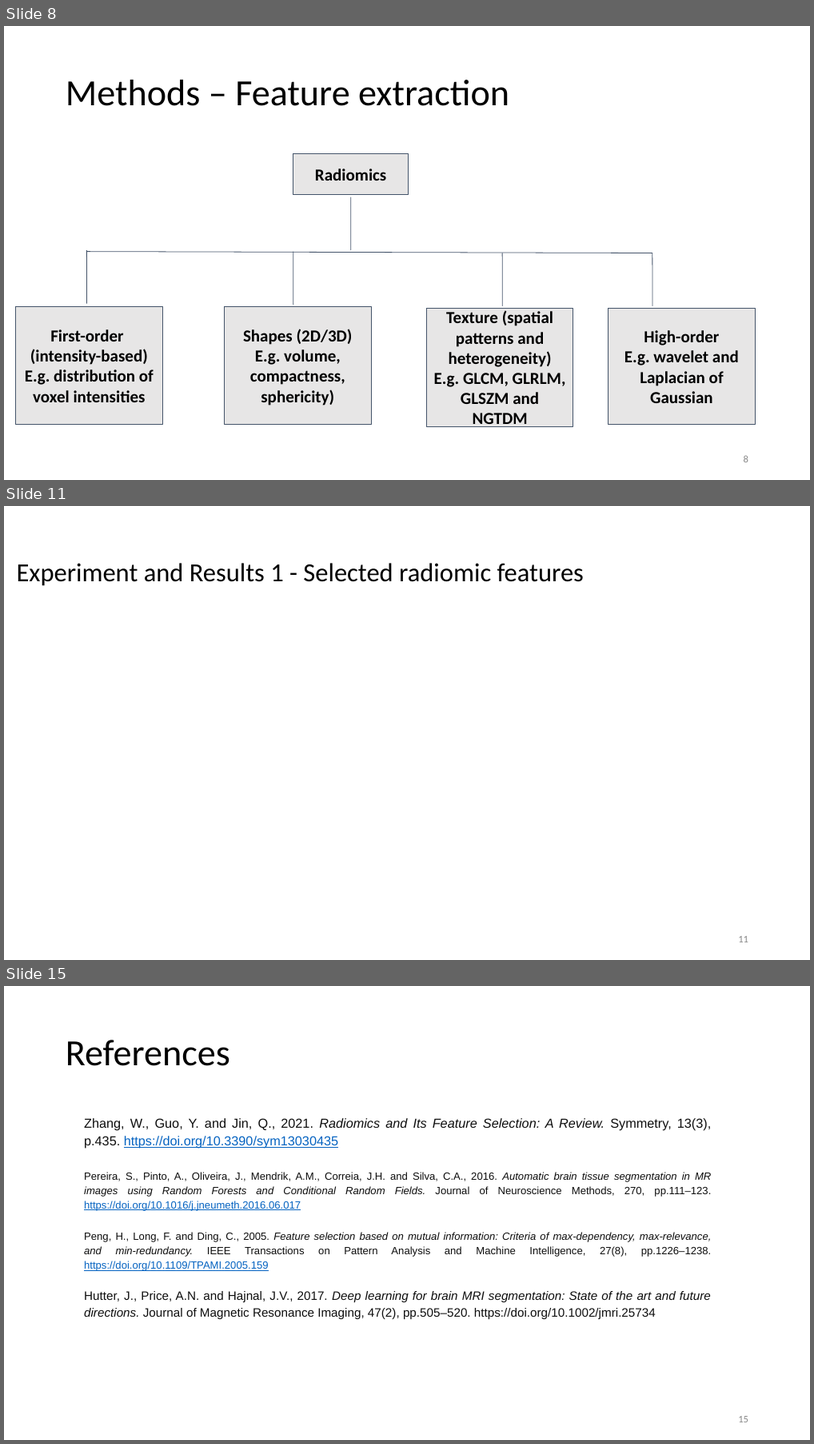
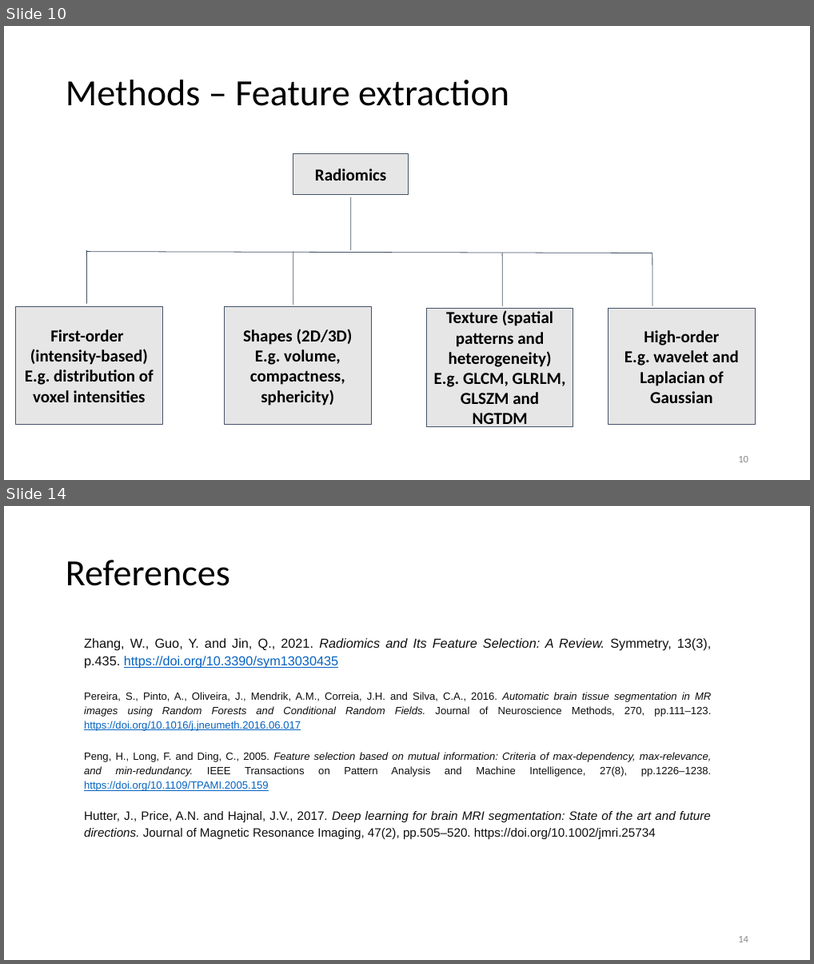
Before and after one commit to zejunyan/mialab, a slide deck: .github/workflows/Group 6 mialab-presentation.pptx. Shown one above the other, each under a label of ours: slides 8, 11 and 15 before the commit, slides 10 and 14 after it; the slides between them are not shown. The pictures are 814x1444 and 814x964 pixels, drawn with LibreOffice and Linux fonts; fonts in the diff are those of the drawing; background and template pictures are left out. Boxes give left, top, right and bottom in pixels: in the first picture for what was removed or moved away, otherwise in the second. Text is boxed around its words. In the diff, an @@ line names an element or a change of style, - is before the commit and + after.

```diff
--- a/.github/workflows/Group 6 mialab-presentation.pptx
+++ b/.github/workflows/Group 6 mialab-presentation.pptx
@@ slide 11 removed at <box>4,506,810,960</box>, background #FFFFFF @@
@@ title removed at <box>17,563,584,586</box> @@
-Experiment and Results 1 - Selected radiomic features
@@ page number removed at <box>738,936,749,942</box> @@
-11
@@ what was slide 8 is now slide 10 @@
@@ page number at <box>738,456,749,462</box>: text changed @@
-8
+10
@@ what was slide 15 is now slide 14 @@
@@ page number at <box>738,936,749,942</box>: text changed @@
-15
+14
```
Also in this commit, not shown: 5 slides changed, 3 slides added, 3 other slides removed.
